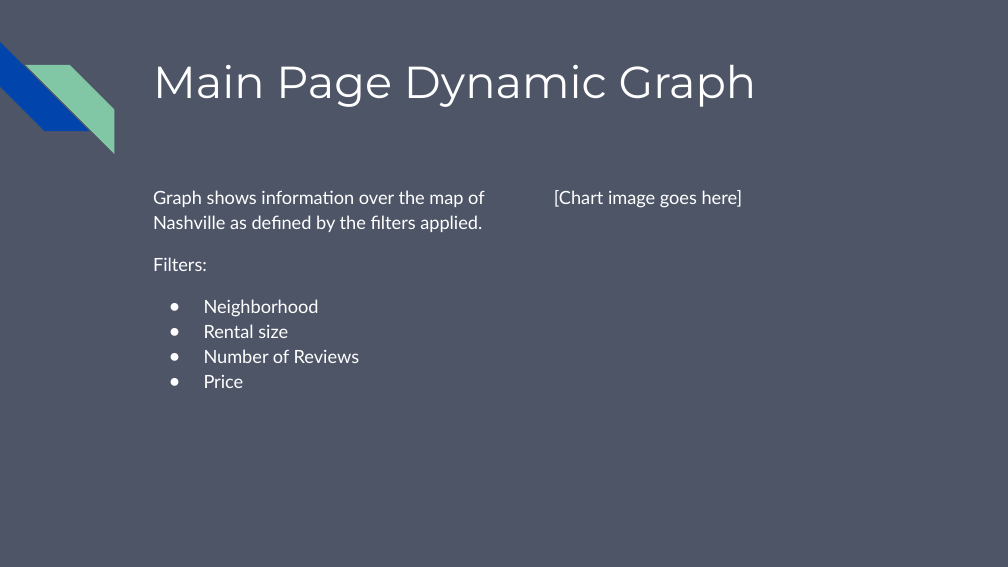
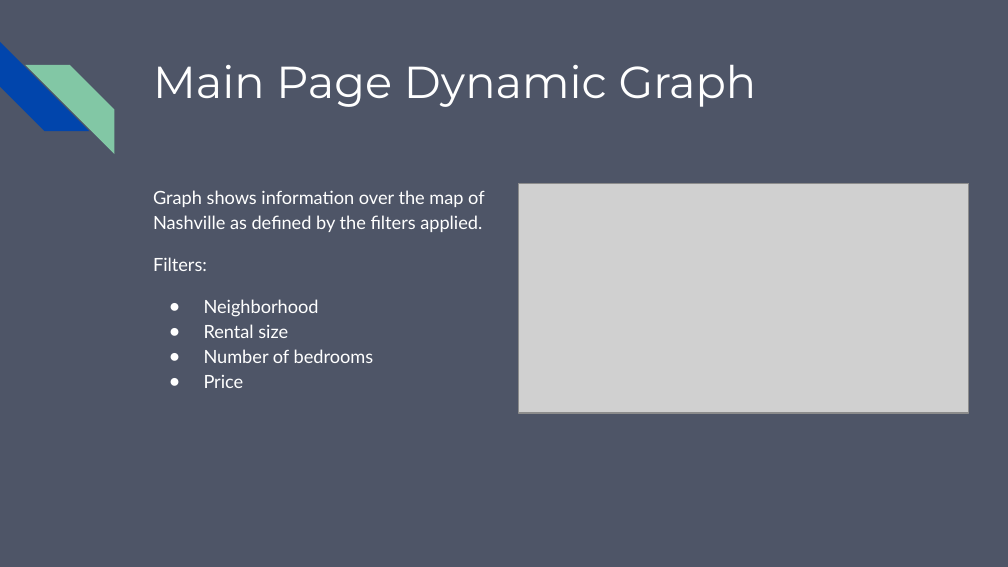
Before and after one commit to jwcomp4/air_b_b_rental, a slide deck: slide 6 of Airbnb Predictor.pptx (slide 4 before the commit). Drawn at 1008x567 pixels with LibreOffice and Linux fonts; fonts in the diff are those of the drawing; grey boxes stand for pictures. Boxes give left, top, right and bottom in pixels: in the first picture for what was removed or moved away, otherwise in the second. Text is boxed around its words. In the diff, an @@ line names an element or a change of style, - is before the commit and + after.

```diff
--- a/Airbnb Predictor.pptx
+++ b/Airbnb Predictor.pptx
@@ picture added at (x1=518, y1=183, x2=969, y2=413) @@
@@ text removed at (x1=554, y1=190, x2=743, y2=208) @@
-[Chart image goes here]
@@ text at (x1=204, y1=349, x2=374, y2=363): text changed @@
-● Number of Reviews
+● Number of bedrooms
```
Also in this commit, not shown: 3 other slides changed, 3 slides added, 5 other files.
